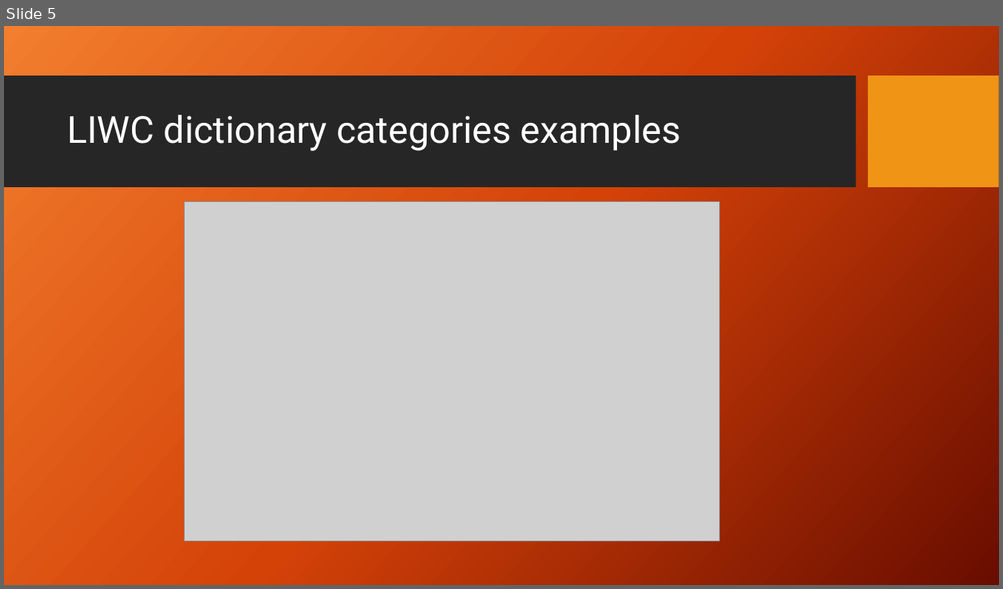
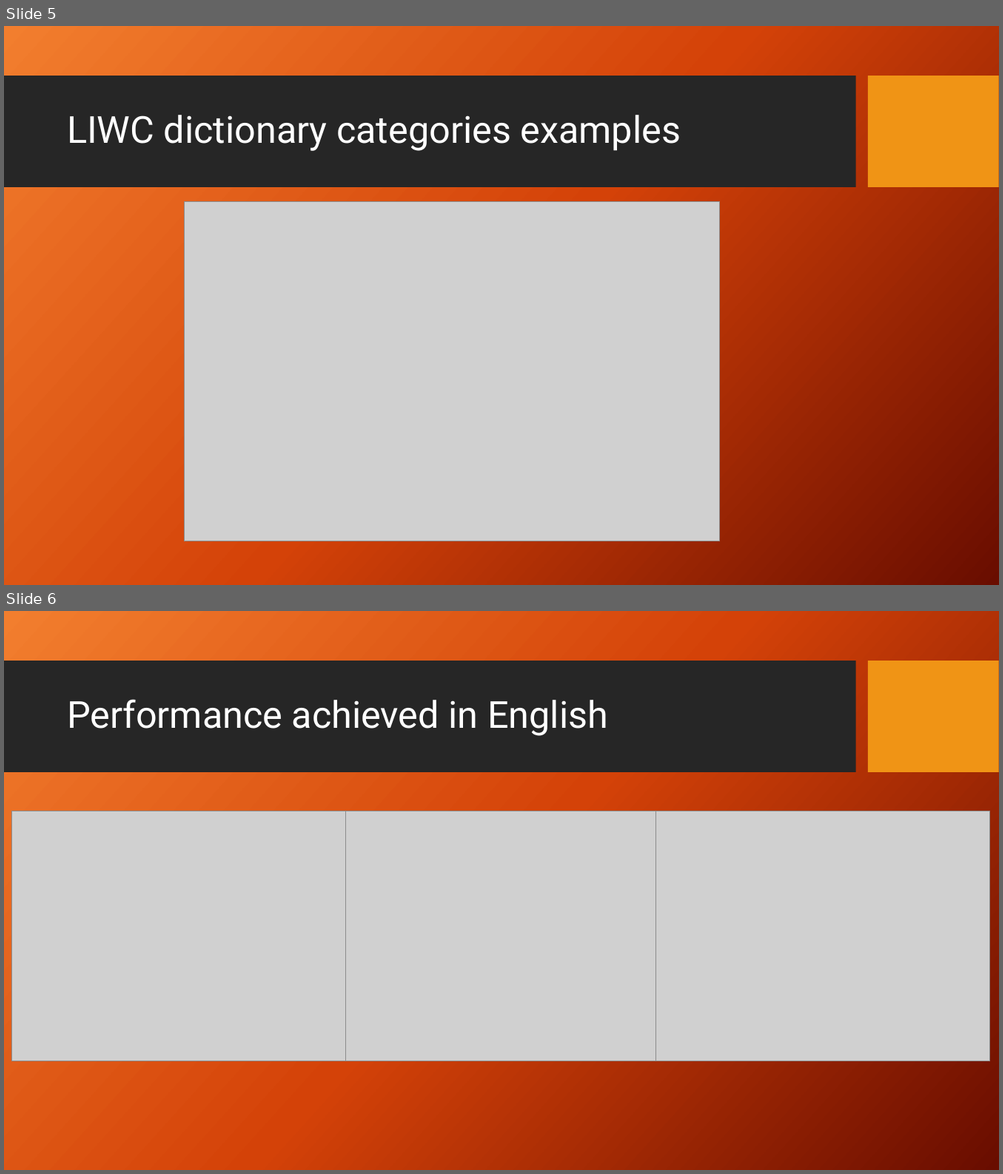
Before and after one commit to Dinica-Mircea/Depression-signs-detection, a slide deck: Documents/TRSI/presentation/Cross-Linguistic Analysis for Depression Detection.pptx. Shown one above the other, each under a label of ours: slide 5 before the commit, slides 5 and 6 after it. The pictures are 1003x589 and 1003x1174 pixels, drawn with LibreOffice and Linux fonts; fonts in the diff are those of the drawing; grey boxes stand for pictures; background and template pictures are left out. Boxes give left, top, right and bottom in pixels: in the first picture for what was removed or moved away, otherwise in the second. Text is boxed around its words. In the diff, an @@ line names an element or a change of style, - is before the commit and + after.

```diff
--- a/Documents/TRSI/presentation/Cross-Linguistic Analysis for Depression Detection.pptx
+++ b/Documents/TRSI/presentation/Cross-Linguistic Analysis for Depression Detection.pptx
@@ slide 6 added at (x1=4, y1=611, x2=999, y2=1170), background picture (left out); not listed: 2 template elements that a slide beside it also shows @@
@@ title added at (x1=67, y1=699, x2=608, y2=736), 36 pt, text #FFFFFF @@
+Performance achieved in English
@@ picture added at (x1=12, y1=811, x2=347, y2=1062) @@
@@ picture added at (x1=346, y1=811, x2=680, y2=1062) @@
@@ picture added at (x1=656, y1=811, x2=990, y2=1062) @@
```
Also in this commit, not shown: 2 slides changed, 6 other slides added, 1 slide removed.
